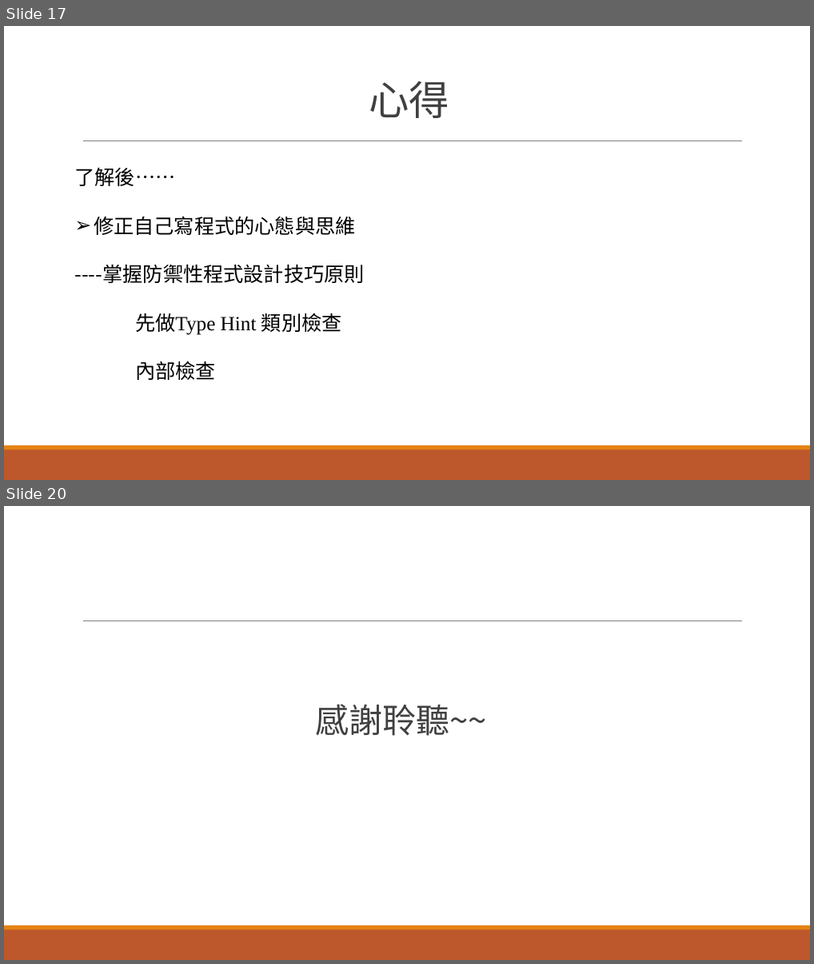
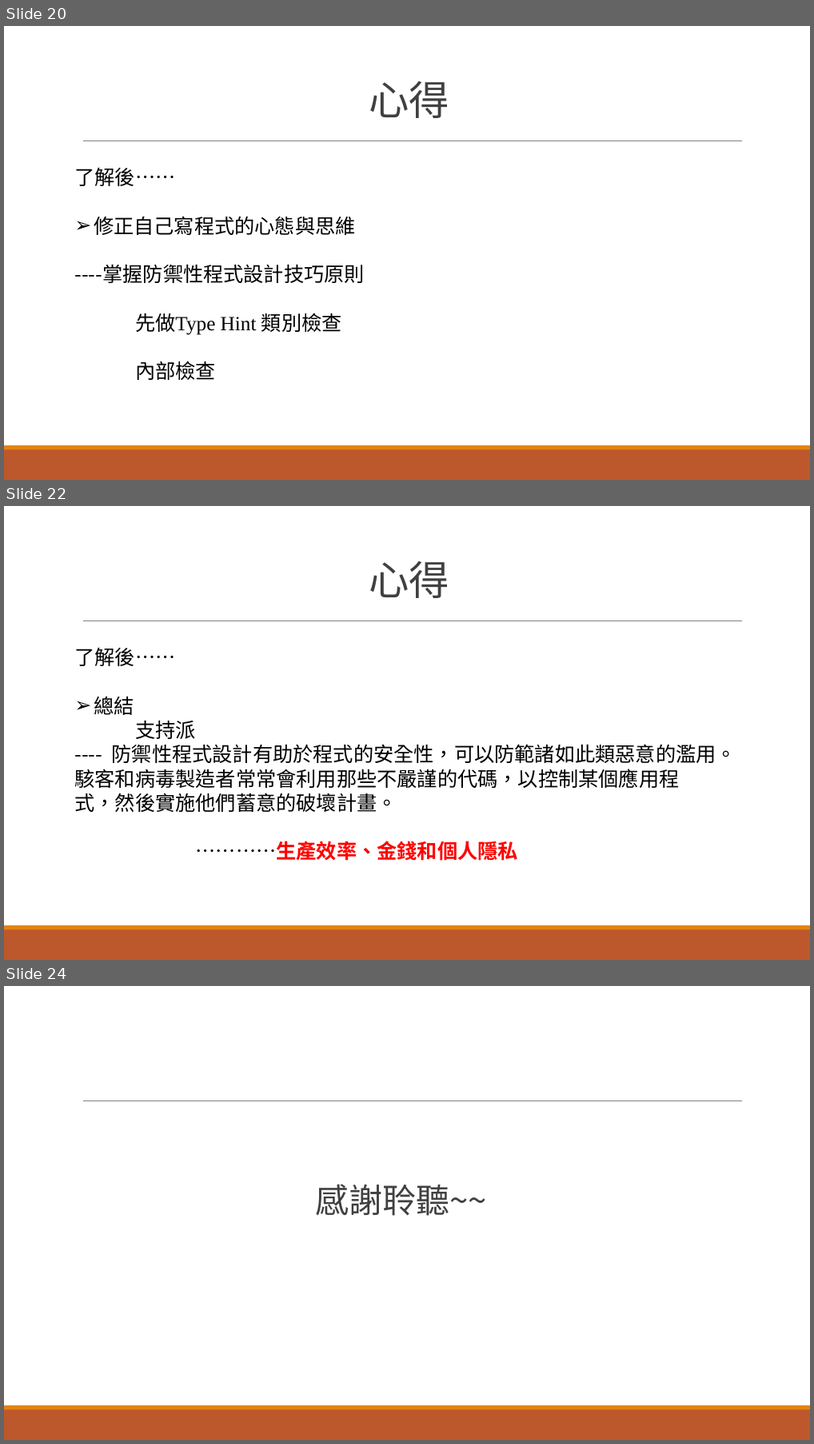
Before and after one commit to kay71029/Learning-Defensive-programming, a slide deck: Learning-Defensive-programming.pptx. Shown one above the other, each under a label of ours: slides 17 and 20 before the commit, slides 20, 22 and 24 after it; the slides between them are not shown. The pictures are 814x964 and 814x1444 pixels, drawn with LibreOffice and Linux fonts; fonts in the diff are those of the drawing. Boxes give left, top, right and bottom in pixels: in the first picture for what was removed or moved away, otherwise in the second. Text is boxed around its words. In the diff, an @@ line names an element or a change of style, - is before the commit and + after.

```diff
--- a/Learning-Defensive-programming.pptx
+++ b/Learning-Defensive-programming.pptx
@@ slide 22 added at (4, 506, 810, 960), background #FFFFFF; not listed: 3 template elements that a slide beside it also shows @@
@@ title added at (369, 561, 449, 598), 48 pt, text #404040 @@
+心得
@@ text added at (74, 648, 737, 860), 24 pt, text #000000 @@
+了解後……
+➢ 總結
+支持派
+---- 防禦性程式設計有助於程式的安全性，可以防範諸如此類惡意的濫用。 駭客和病毒製造者常常會利用那些不嚴謹的代碼，以控制某個應用程 式，然後實施他們蓄意的破壞計畫。
+…………生產效率、金錢和個人隱私
@@ what was slide 17 is now slide 20 @@
@@ what was slide 20 is now slide 24 @@
```
Also in this commit, not shown: 6 slides changed, 5 other slides added, 2 slides removed.
